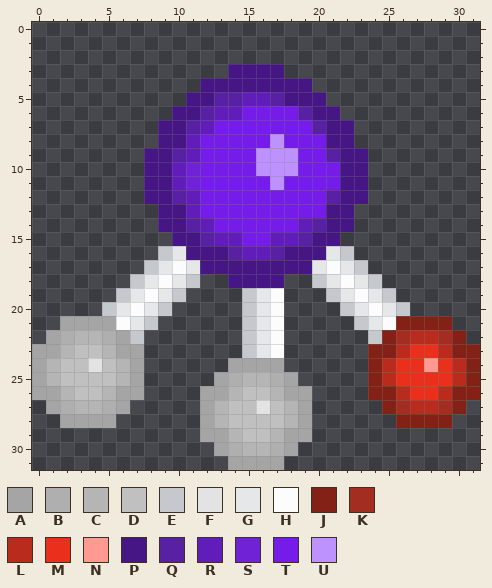
Two versions of one pixel-art sprite, LoonyLab/Assets/Sprites/GFX/Objects/Compound/COMPOUND_NH3_missing_2H.png. Above is the file before it was changed.
The file is 32x32 pixels. Colours within 5 levels of each other are drawn and written as one.
Palette (. is transparent): A #a5a5a5  B #afafaf  C #b5b5b5  D #c0c0c0  E #c5c8cd  F #e3e3e3  G #e6e7e9  H #fcfcfc  J #832116  K #a22d20  L #b92c1d  M #ea301c  N #ff9992  P #461685  Q #5820a2  R #601db9  S #7022d7  T #751cea  U #bd92ff
Pixels before, first column x 0:
 3 ..............PPPP..............
 4 ............PPPPPPPP............
 5 ...........PPQQRRQPPP...........
 6 ..........PPQRRTTTTQPP..........
 7 .........PPQRTTTTTTTQPP.........
 8 .........PPRTTTTTUTTTPP.........
 9 ........PPQRTTTTUUUTTQPP........
10 ........PPRSTTTTUUUTTTPP........
11 ........PPRSTTTTTUTTTTPP........
12 ........PPQRTTTTTTTTTQPP........
13 .........PPRTTTTTTTTTPP.........
14 .........PPQRTTTTTTRQPP.........
15 ..........PPQRRTTRRQPP..........
16 .........EGPPPQRRQPPPGE.........
17 ........EGHGPPPPPPPPGHGE........
18 .......EGHGE..PPPP..EGHGE.......
19 ......EGHGE....EGH...EGHGE......
20 .....EGHGE.....EGH....EGHGE.....
21 ..AAAAHGE......EGH.....EGHJJJJ..
22 .ABCCBAE.......EGH......EJKLLKJ.
23 AACDDCAA.......EGH......JJLMMLJJ
24 ACDDFDCA......AAAA......JLMMNMLJ
25 ACDDDDCA.....ABCCBA.....JLMMMMLJ
26 AACDDCAA....AACDDCAA....JJLMMLJJ
27 .ABCCBA.....ACDDFDCA.....JKLLKJ.
28 ..AAAA......ACDDDDCA......JJJJ..
29 ............AACDDCAA............
30 .............ABCCBA.............
31 ..............AAAA..............
Once edited:
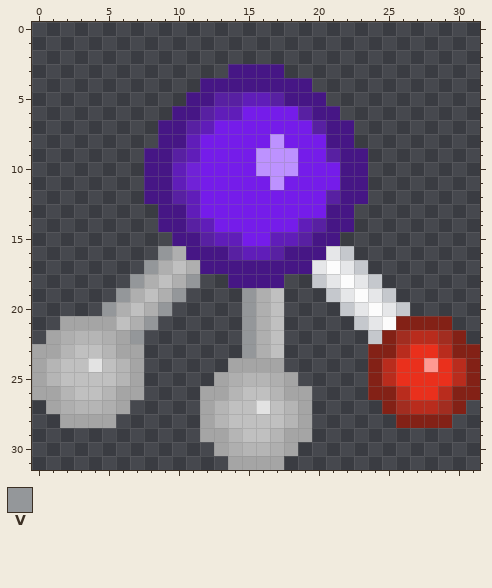
Colours new in this view: V #94979a
The exact change:
Changed rows in their new state; - is an unchanged pixel.
first column x 5:
16 ----VB-------
17 ---VBDB------
18 --VBDBV------
19 -VBDBV----VBD
20 VBDBV-----VBD
21 -DBV------VBD
22 --V-------VBD
23 ----------VBD
Boxes around the changes in both pictures, in picture pixels (x1, y1, x2, y2):
changed: (102, 246, 200, 344)
changed: (242, 288, 284, 358)
